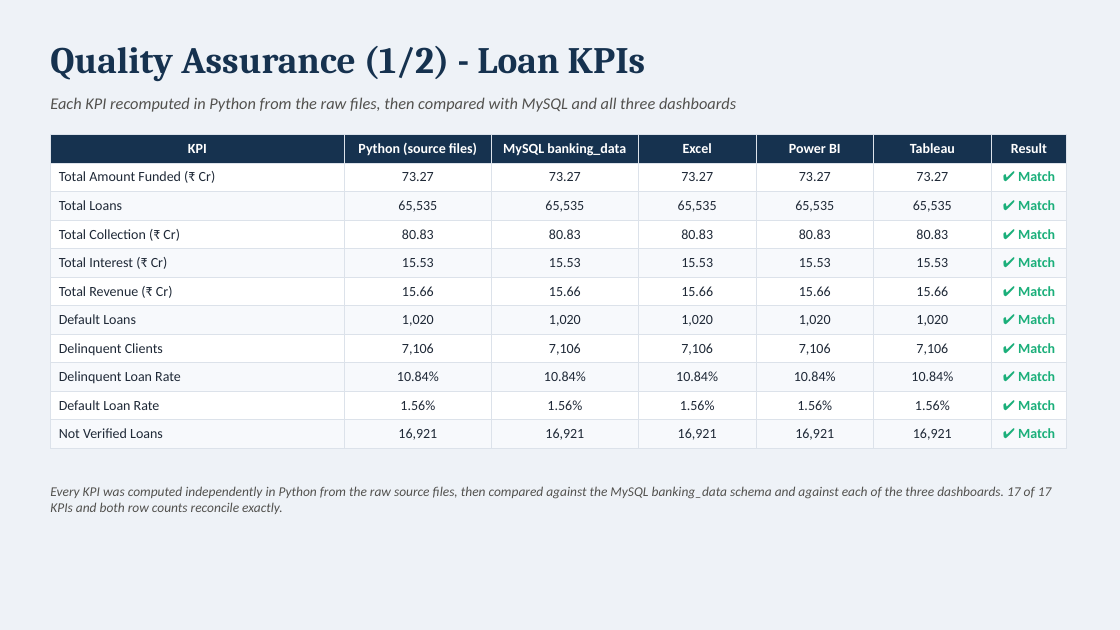
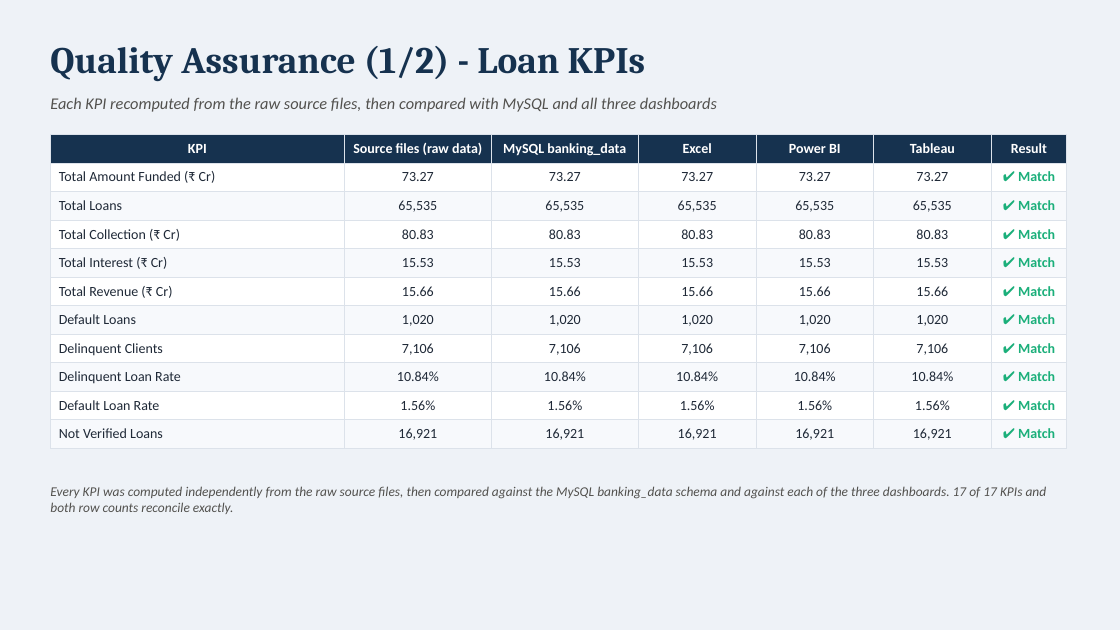
Before and after one commit to shravangowlikar2016-oss/Banking-Analytics-Dashboard, a slide deck: slide 17 of DA_Banking_Final_Presentation.pptx. Drawn at 1120x630 pixels with LibreOffice and Linux fonts; fonts in the diff are those of the drawing. Boxes give left, top, right and bottom in pixels: in the first picture for what was removed or moved away, otherwise in the second. Text is boxed around its words. In the diff, an @@ line names an element or a change of style, - is before the commit and + after.

Commit message:
Update presentation and document wording

```diff
--- a/DA_Banking_Final_Presentation.pptx
+++ b/DA_Banking_Final_Presentation.pptx
@@ text at box(50, 97, 717, 112): text changed @@
-Each KPI recomputed in Python from the raw files, then compared with MySQL and all three dashboards
+Each KPI recomputed from the raw source files, then compared with MySQL and all three dashboards
@@ table at box(50, 134, 1067, 444) @@
-row 1, column 2: Python (source files)
+row 1, column 2: Source files (raw data)
@@ text at box(50, 486, 1047, 514): text changed @@
-Every KPI was computed independently in Python from the raw source files, then compared against the MySQL banking_data schema and against each of the three dashboards. 17 of 17 KPIs and both row counts reconcile exactly.
+Every KPI was computed independently from the raw source files, then compared against the MySQL banking_data schema and against each of the three dashboards. 17 of 17 KPIs and both row counts reconcile exactly.
```
Also in this commit, not shown: 2 other slides changed, 3 other files.
